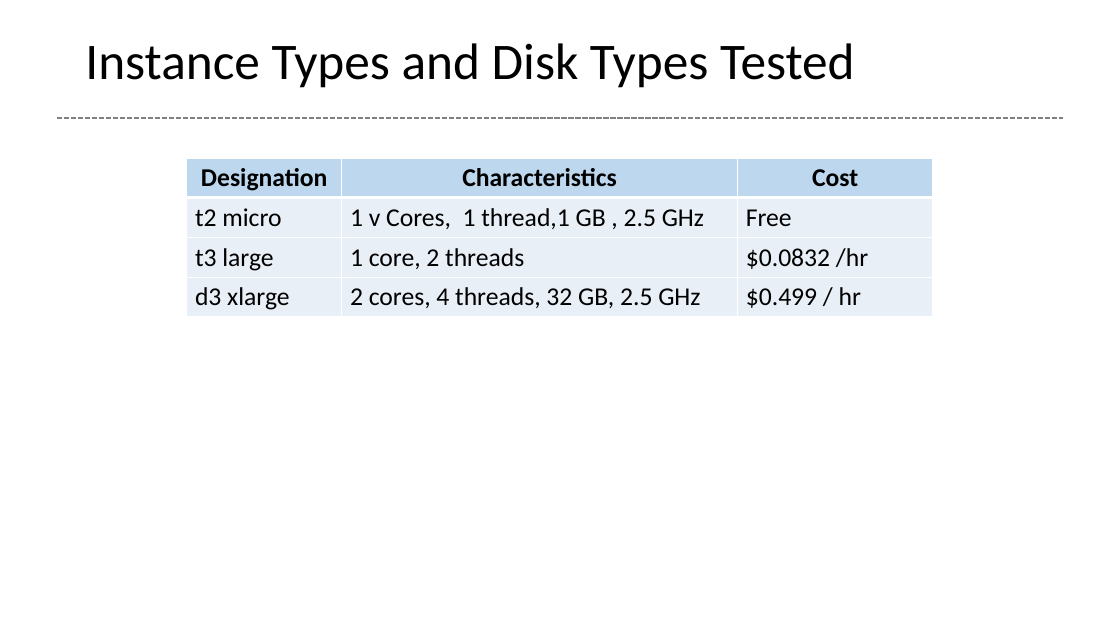
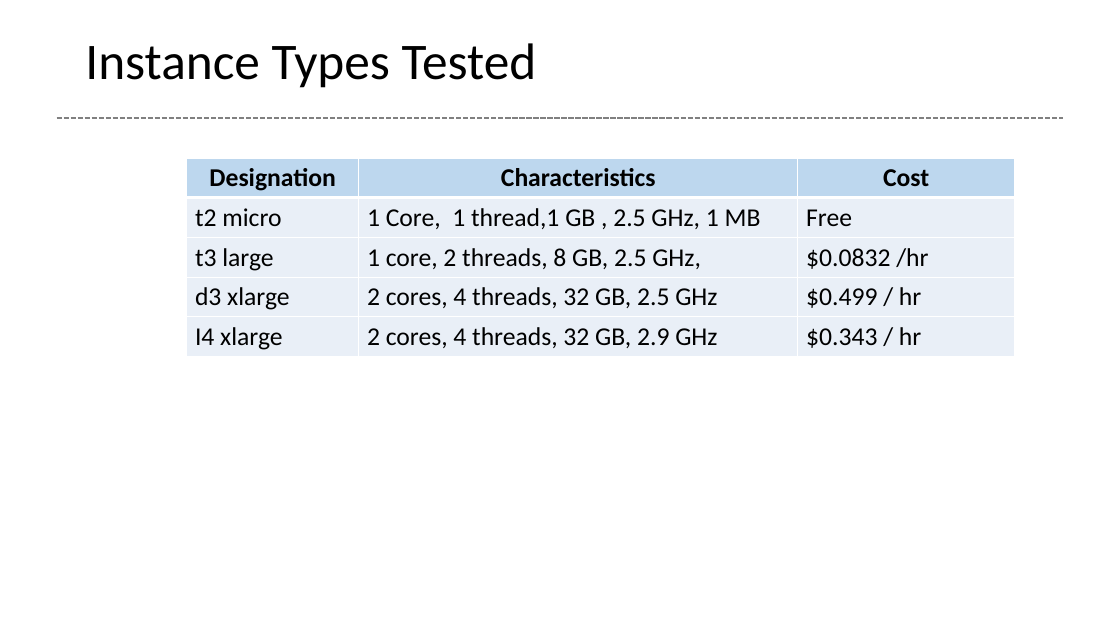
Before and after one commit to glenntu15/BuildVoterDatabase, a slide deck: slide 9 of Proj_presentation.pptx. Drawn at 1120x630 pixels with LibreOffice and Linux fonts; fonts in the diff are those of the drawing. Boxes give left, top, right and bottom in pixels: in the first picture for what was removed or moved away, otherwise in the second. Text is boxed around its words. In the diff, an @@ line names an element or a change of style, - is before the commit and + after.

```diff
--- a/Proj_presentation.pptx
+++ b/Proj_presentation.pptx
@@ title at [85,43,537,88]: text changed @@
-Instance Types and Disk Types Tested
+Instance Types Tested
@@ table at [187,158,1015,354] @@
-row 2, column 2: 1 v Cores, 1 thread,1 GB , 2.5 GHz
+row 2, column 2: 1 Core, 1 thread,1 GB , 2.5 GHz, 1 MB
-row 3, column 2: 1 core, 2 threads
+row 3, column 2: 1 core, 2 threads, 8 GB, 2.5 GHz,
+row 5: I4 xlarge | 2 cores, 4 threads, 32 GB, 2.9 GHz | $0.343 / hr
@@ table: place and size @@
-table at [187,158,933,315]
+table at [187,158,1015,354]
```
Also in this commit, not shown: 6 other slides changed, 2 slides added.
